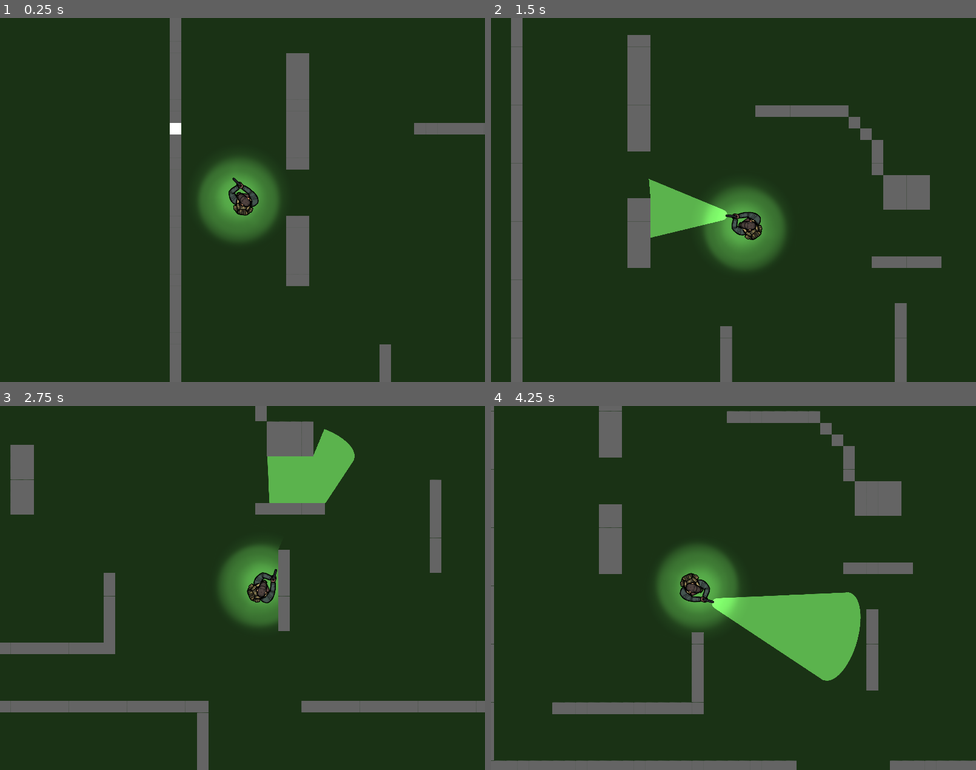
Above: before the commit, frames 1-4 (two rows, left to right).
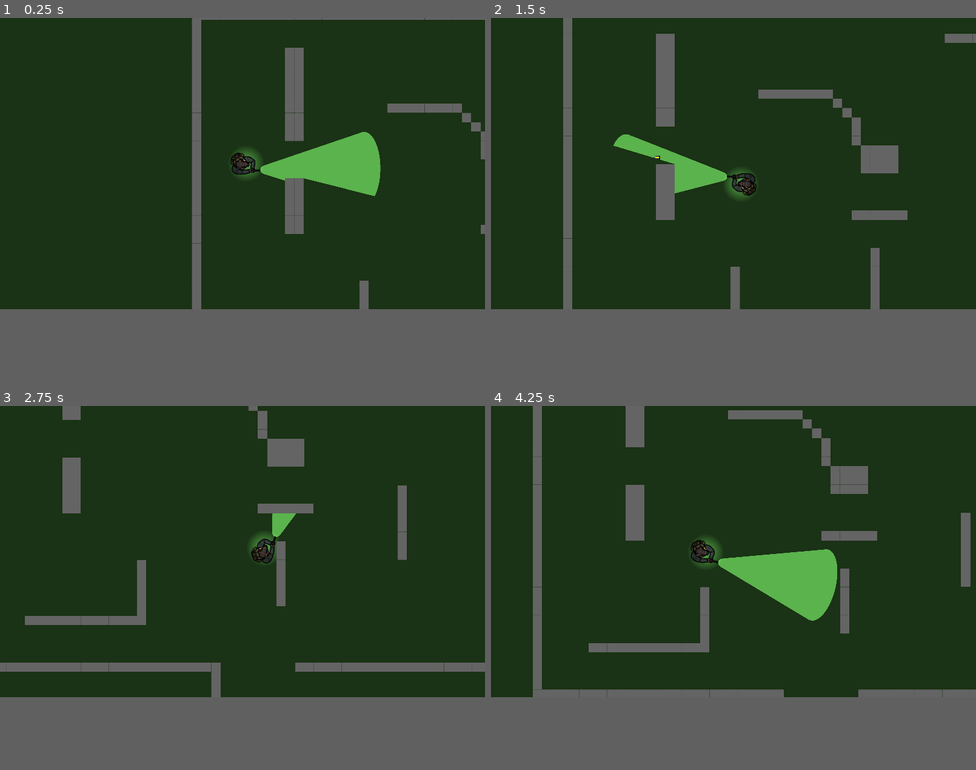
Above: after the commit, the same moments.

Repository: JustinJLi/game_dev_project
Game: Godot game, scene res://world.tscn
Two runs of this game, one before a commit and one after it. Both use one fixed random seed, a clock stepped at 60 frames per second and the inputs below.
Inputs (mouse positions are in pixels of both pictures, inside the frame that each line leads up to):
- Up to frame 1 (0.25 s): no input
- Up to frame 2 (1.5 s): move the mouse to (840, 181) at 0.52 s; hold Right (right) 0.53-1.28 s; click (840, 181) at 0.6 s; move the mouse to (636, 218) at 1.27 s; hold S (down) from 1.28 s (still down); click (636, 218) at 1.35 s
- Up to frame 3 (2.75 s): move the mouse to (291, 507) at 2.02 s; release S (down) at 2.03 s; hold Right (right) from 2.03 s (still down); click (291, 507) at 2.1 s
- Up to frame 4 (4.25 s): move the mouse to (709, 660) at 2.77 s; release Right (right) at 2.78 s; hold Up (up) 2.78-3.53 s; click (709, 660) at 2.85 s; move the mouse to (879, 642) at 3.52 s; hold Left (left) from 3.53 s (still down); click (879, 642) at 3.6 s
In our replay, the window is 800x600 before the commit and 800x480 after it. These sizes can differ from the game's own. Grey fills any space a smaller window leaves; there, only what the larger window draws over its background counts as a difference.

The runs differ from the first frame. In frame 1, 13% of the frame differs, in the area x 35-100%, y 0-100%; in frame 2, 18%; in frame 3, 16%; in frame 4, 23%, in the area x 0-100%, y 0-100%.

Commit message:
FSM added to enemy, Lighting updates

Diff:
--- a/Assets/Enemy/enemy.gd
+++ b/Assets/Enemy/enemy.gd
@@ -1,18 +1,16 @@
 extends CharacterBody2D
-
-var motion = Vector2()
+class_name enemy
 
 # Called when the node enters the scene tree for the first time.
 func _ready() -> void:
 	pass # Replace with function body.
 
 func _physics_process(delta: float) -> void:
-	var Player = get_parent().get_node("Player")
+	#var player = get_parent().get_node("Player")
 
-	position += (Player.position - position) / 100
-	look_at(Player.position)
-
-	move_and_collide(motion)
+	#position += (Player.position - position) / 100
+	#look_at(player.position)
+	move_and_slide()
 
 
 func kill():
--- a/Assets/Environment/tile.tscn
+++ b/Assets/Environment/tile.tscn
@@ -9,7 +9,6 @@
 polygon = PackedVector2Array(-128, -128, -128, 128, 128, 128, 128, -128)
 
 [node name="Tile" type="Node2D"]
-metadata/_edit_group_ = true
 
 [node name="Sprite2D" type="Sprite2D" parent="."]
 scale = Vector2(0.0625, 0.0625)
--- /dev/null
+++ b/States/State.gd
@@ -0,0 +1,22 @@
+extends Node
+class_name State
+
+signal Transitioned
+
+func Enter():
+	pass
+
+func Exit():
+	pass
+
+# Called when the node enters the scene tree for the first time.
+func _ready() -> void:
+	pass # Replace with function body.
+
+
+# Called every frame. 'delta' is the elapsed time since the previous frame.
+func Update(_delta: float):
+	pass
+
+func Physics_Update(_delta: float):
+	pass
--- /dev/null
+++ b/States/enemy_follow.gd
@@ -0,0 +1,29 @@
+extends State
+class_name enemy_follow
+
+var player: CharacterBody2D
+
+@export var enemy: CharacterBody2D
+@export var move_speed := 100.0
+
+func Enter():
+	player = get_tree().get_first_node_in_group("Player")
+
+# Called when the node enters the scene tree for the first time.
+func _ready() -> void:
+	pass # Replace with function body.
+
+
+# Called every frame. 'delta' is the elapsed time since the previous frame.
+func Physics_Update(delta: float):
+	var direction = player.global_position - enemy.global_position
+
+	if direction.length() > 25:
+		enemy.velocity = direction.normalized() * move_speed
+		enemy.look_at(player.position)
+	else:
+		enemy.velocity = Vector2()
+
+	if direction.length() > 200:
+		print("Lost the player")
+		Transitioned.emit(self, "Idle")
--- /dev/null
+++ b/States/idle_enemy.gd
@@ -0,0 +1,43 @@
+extends State
+class_name idle_enemy
+
+var move_direction : Vector2
+var wander_time : float
+
+@export var enemy: CharacterBody2D
+@export var move_speed := 50.0
+
+var player: CharacterBody2D
+
+func randomize_wander():
+	move_direction = Vector2(randf_range(-1,1), randf_range(-1,1)).normalized()
+	wander_time = randf_range(-1,3)
+
+func Enter():
+	player = get_tree().get_first_node_in_group("Player")
+	randomize_wander()
+
+# Called when the node enters the scene tree for the first time.
+func _ready() -> void:
+	pass # Replace with function body.
+
+
+# Called every frame. 'delta' is the elapsed time since the previous frame.
+func Update(delta: float):
+	if wander_time > 0:
+		wander_time -= delta
+	else:
+		randomize_wander()
+
+func Physics_Update(delta: float) -> void:
+	if enemy:
+		enemy.velocity = move_direction * move_speed
+
+		if move_direction.length() > 0:
+			enemy.rotation = move_direction.angle()
+
+	var direction = player.global_position - enemy.global_position
+
+	if direction.length() < 200:
+		print("Detected!")
+		Transitioned.emit(self, "Follow")
--- /dev/null
+++ b/States/state_machine.gd
@@ -0,0 +1,43 @@
+extends Node
+
+@export var initial_state : State
+
+var current_state : State
+var states : Dictionary = {}
+
+# Called when the node enters the scene tree for the first time.
+func _ready() -> void:
+	for child in get_children():
+		if child is State:
+			states[child.name.to_lower()] = child
+			child.Transitioned.connect(on_child_transition)
+
+	if initial_state:
+		initial_state.Enter()
+		current_state = initial_state
+
+
+# Called every frame. 'delta' is the elapsed time since the previous frame.
+func _process(delta: float) -> void:
+	if current_state:
+		current_state.Update(delta)
+
+func _physics_process(delta: float) -> void:
+	if current_state:
+		current_state.Physics_Update(delta)
+
+func on_child_transition(state, new_state_name):
+	if state != current_state:
+		return
+
+	var new_state = states.get(new_state_name.to_lower())
+
+	if !new_state:
+		return
+
+	if current_state:
+		current_state.Exit()
+
+	new_state.Enter()
+
+	current_state = new_state
--- a/project.godot
+++ b/project.godot
@@ -17,7 +17,7 @@
 
 [display]
 
-window/size/viewport_width=2000
+window/size/viewport_width=2500
 window/size/viewport_height=1500
 window/stretch/mode="canvas_items"
 
--- a/world.tscn
+++ b/world.tscn
@@ -66,6 +66,9 @@
 [ext_resource type="Texture2D" uid="uid://cdh2iehj6if66" path="res://Assets/Player/Top_Down_Survivor 2/rifle/move/survivor-move_rifle_18.png" id="60_q5t6c"]
 [ext_resource type="Texture2D" uid="uid://qbtmj12th42u" path="res://Assets/Player/Top_Down_Survivor 2/rifle/move/survivor-move_rifle_19.png" id="61_hrkrw"]
 [ext_resource type="Texture2D" uid="uid://djj064hsoklde" path="res://Assets/Environment/square-xxl.png" id="63_qbmi8"]
+[ext_resource type="Script" path="res://States/state_machine.gd" id="67_lp7ru"]
+[ext_resource type="Script" path="res://States/idle_enemy.gd" id="68_n8ihe"]
+[ext_resource type="Script" path="res://States/enemy_follow.gd" id="68_oawt4"]
 
 [sub_resource type="TileSetScenesCollectionSource" id="TileSetScenesCollectionSource_gkpny"]
 resource_name = "Wall"
@@ -297,9 +300,6 @@
 radius = 37.0
 height = 144.0
 
-[sub_resource type="CanvasItemMaterial" id="CanvasItemMaterial_2clt3"]
-light_mode = 2
-
 [node name="world" type="Node2D"]
 
 [node name="Sprite2D" type="Sprite2D" parent="."]
@@ -313,8 +313,11 @@
 tile_map_data = PackedByteArray("AAAAAAAAAAAAAAAAAQABAAAAAAAAAAAAAQACAAAAAAAAAAAAAQADAAAAAAAAAAAAAQAEAAAAAAAAAAAAAQAFAA …(15456 unchanged characters)…
 tile_set = SubResource("TileSet_p7kar")
 
-[node name="Player" type="CharacterBody2D" parent="."]
-position = Vector2(100, 265)
+[node name="CanvasModulate" type="CanvasModulate" parent="."]
+color = Color(0.393086, 0.393086, 0.393085, 1)
+
+[node name="Player" type="CharacterBody2D" parent="." groups=["Player"]]
+position = Vector2(87, 262)
 scale = Vector2(0.25, 0.25)
 collision_mask = 2
 motion_mode = 1
@@ -347,16 +350,16 @@
 position_smoothing_enabled = true
 rotation_smoothing_enabled = true
 
+[node name="Flashlight" type="PointLight2D" parent="Player"]
+position = Vector2(20, 0)
+shadow_enabled = true
+texture = ExtResource("45_qmwiw")
+offset = Vector2(520, 35)
+
 [node name="PlayerLight" type="PointLight2D" parent="Player"]
-position = Vector2(25, 0)
-scale = Vector2(3, 3)
 shadow_enabled = true
 texture = ExtResource("44_tqx7a")
-
-[node name="Flashlight" type="PointLight2D" parent="Player"]
-position = Vector2(532, 40)
-shadow_enabled = true
-texture = ExtResource("45_qmwiw")
+offset = Vector2(25, 0)
 
 [node name="reload" type="Timer" parent="Player"]
 one_shot = true
@@ -372,7 +375,8 @@
 
 [node name="AnimatedSprite2D" type="AnimatedSprite2D" parent="Enemy"]
 material = SubResource("CanvasItemMaterial_bhy5h")
-scale = Vector2(0.5, 0.5)
+position = Vector2(-2.125, 1.75)
+scale = Vector2(0.486422, 0.48301)
 sprite_frames = SubResource("SpriteFrames_tl3w3")
 animation = &"move"
 
@@ -390,39 +394,18 @@
 rotation = 1.5708
 shape = SubResource("CapsuleShape2D_g8q00")
 
-[node name="Enemy2" type="CharacterBody2D" parent="." groups=["Enemies"]]
-position = Vector2(1523, 388)
-scale = Vector2(0.5, 0.5)
-collision_layer = 2
-collision_mask = 5
-motion_mode = 1
-script = ExtResource("42_nx6qj")
-metadata/_edit_group_ = true
-
-[node name="AnimatedSprite2D" type="AnimatedSprite2D" parent="Enemy2"]
-material = SubResource("CanvasItemMaterial_2clt3")
-scale = Vector2(0.5, 0.5)
-sprite_frames = SubResource("SpriteFrames_tl3w3")
-animation = &"move"
-
-[node name="CollisionShape2D" type="CollisionShape2D" parent="Enemy2"]
-position = Vector2(2, 6)
-rotation = 1.5708
-shape = SubResource("CapsuleShape2D_fdmi2")
-
-[node name="enemy_hitbox" type="Area2D" parent="Enemy2"]
-collision_layer = 2
-collision_mask = 5
-
-[node name="CollisionShape2D" type="CollisionShape2D" parent="Enemy2/enemy_hitbox"]
-position = Vector2(2, 6)
-rotation = 1.5708
-shape = SubResource("CapsuleShape2D_g8q00")
-
-[node name="CanvasModulate" type="CanvasModulate" parent="."]
-color = Color(0.393086, 0.393086, 0.393085, 1)
+[node name="StateMachine" type="Node" parent="Enemy" node_paths=PackedStringArray("initial_state")]
+script = ExtResource("67_lp7ru")
+initial_state = NodePath("Follow")
+
+[node name="Follow" type="Node" parent="Enemy/StateMachine" node_paths=PackedStringArray("enemy")]
+script = ExtResource("68_oawt4")
+enemy = NodePath("../..")
+
+[node name="Idle" type="Node" parent="Enemy/StateMachine" node_paths=PackedStringArray("enemy")]
+script = ExtResource("68_n8ihe")
+enemy = NodePath("../..")
 
 [connection signal="body_entered" from="Player/player_hitbox" to="Player" method="_on_area_2d_body_entered"]
 [connection signal="timeout" from="Player/reload" to="Player" method="_on_reload_timeout"]
 [connection signal="area_entered" from="Enemy/enemy_hitbox" to="Enemy" method="_on_area_2d_area_entered"]
-[connection signal="area_entered" from="Enemy2/enemy_hitbox" to="Enemy2" method="_on_area_2d_area_entered"]
Binary file changed: Assets/Player/spotlight.png
Not shown, changed: Assets/Player/spotlight.png.import
Not shown: 2 places in world.tscn that only renumber resources
